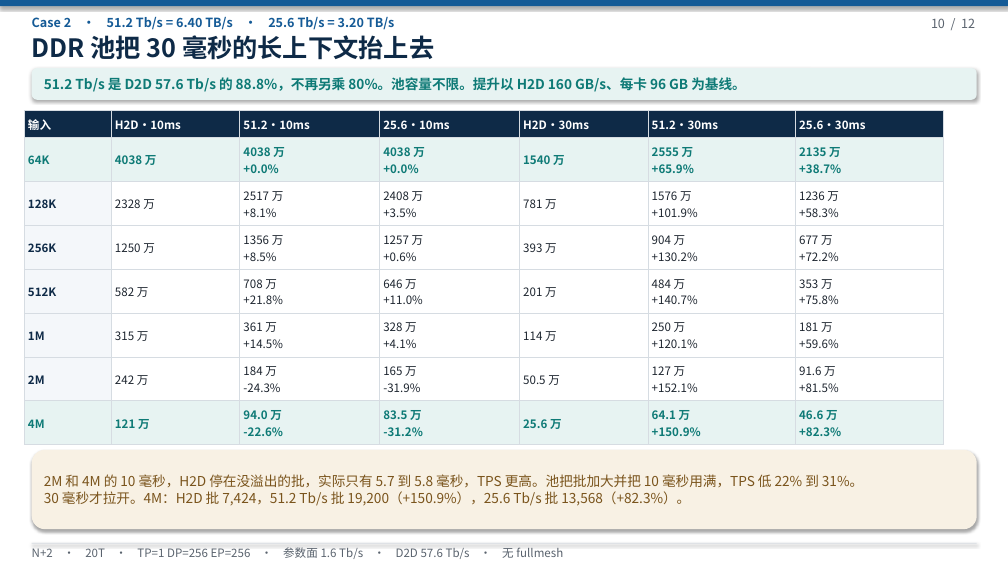
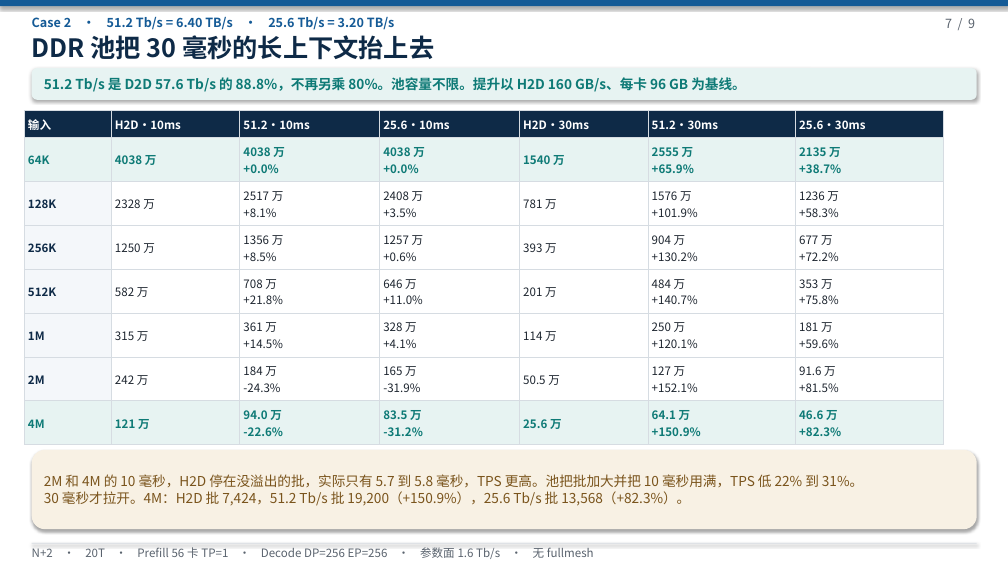
Before and after one commit to 69515164-rgb/UCL-MPComm, a slide deck: slide 7 of docs/N+2-20T-V4-无TP.pptx (slide 10 before the commit). Drawn at 1008x567 pixels with LibreOffice and Linux fonts; fonts in the diff are those of the drawing. Boxes give left, top, right and bottom in pixels: in the first picture for what was removed or moved away, otherwise in the second. Text is boxed around its words. In the diff, an @@ line names an element or a change of style, - is before the commit and + after.

```diff
--- a/docs/N+2-20T-V4-无TP.pptx
+++ b/docs/N+2-20T-V4-无TP.pptx
@@ text at [945,18,975,28]: text changed @@
-10 / 12
+7 / 9
@@ text at [32,547,594,559]: text changed @@
-N+2 · 20T · TP=1 DP=256 EP=256 · 参数面 1.6 Tb/s · D2D 57.6 Tb/s · 无 fullmesh
+N+2 · 20T · Prefill 56 卡 TP=1 · Decode DP=256 EP=256 · 参数面 1.6 Tb/s · 无 fullmesh
```
Also in this commit, not shown: 8 other slides changed, 3 slides removed, 1 other file.
